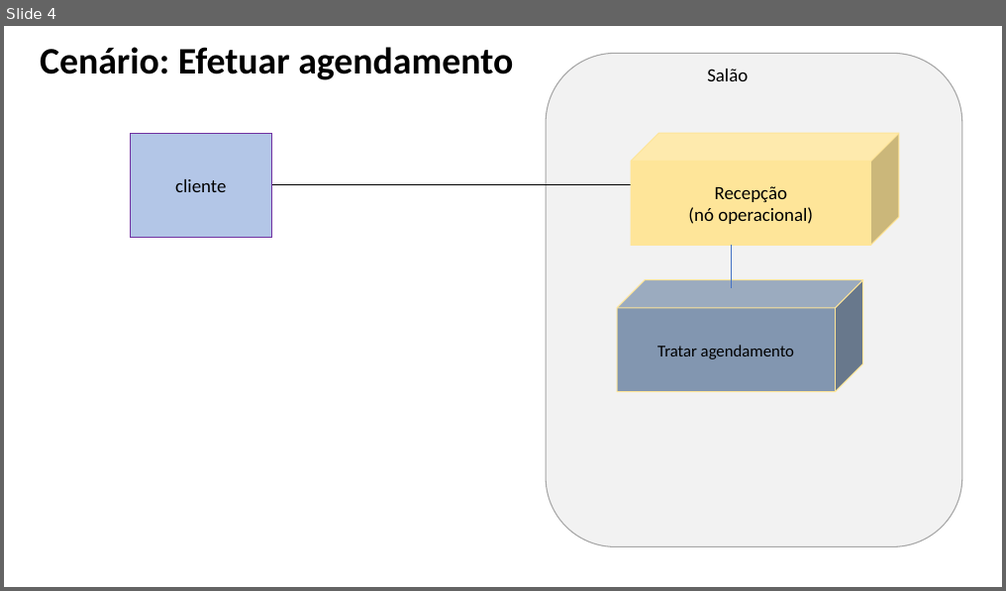
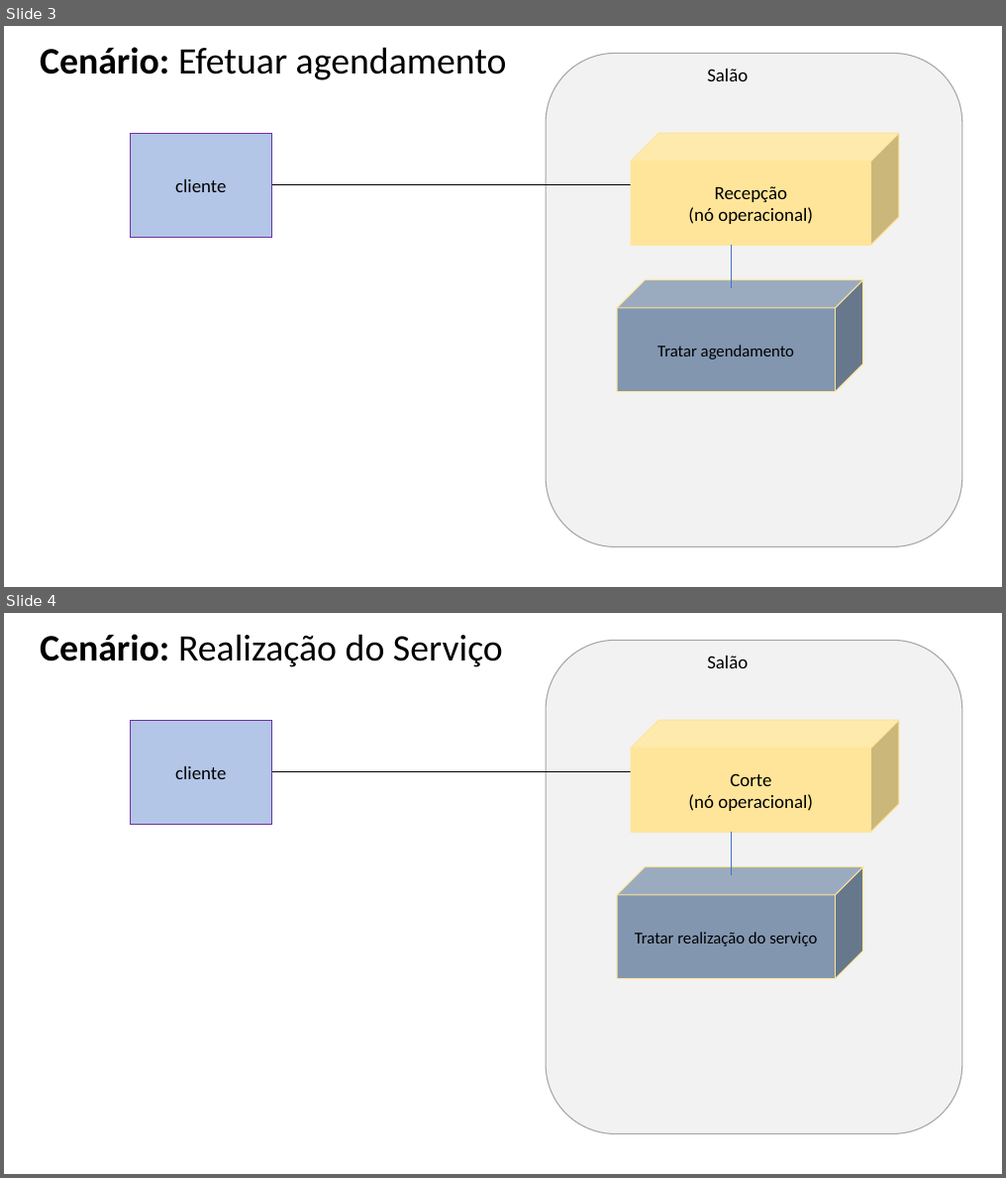
Before and after one commit to Vinicius-Dias-Mota/AC1---Engenharia, a slide deck: 15 - Arquitetura de Negócio para cada Cenário.pptx. Shown one above the other, each under a label of ours: slide 4 before the commit, slides 3 and 4 after it. The pictures are 1006x591 and 1006x1178 pixels, drawn with LibreOffice and Linux fonts; fonts in the diff are those of the drawing. Boxes give left, top, right and bottom in pixels: in the first picture for what was removed or moved away, otherwise in the second. Text is boxed around its words. In the diff, an @@ line names an element or a change of style, - is before the commit and + after.

```diff
--- a/15 - Arquitetura de Negócio para cada Cenário.pptx
+++ b/15 - Arquitetura de Negócio para cada Cenário.pptx
@@ slide 4 added at (4,613,1002,1174), background #FFFFFF @@
@@ text added at (40,634,503,667), 36 pt, text #000000 @@
+Cenário: Realização do Serviço
@@ rounded rectangle added at (546,640,963,1134), fill #F2F2F2, outline #A5A5A5 1 pt @@
@@ text added at (707,656,747,668), 18 pt, text #000000 @@
+Salão
@@ rectangle added at (130,720,272,824), fill #B3C6E7, outline #7030A0 1 pt, 18 pt, text #000000 @@
+cliente
@@ cube added at (632,720,899,833), fill #FEE599, outline #FEE599 1 pt, 18 pt, text #000000 @@
+Corte
+(nó operacional)
@@ line added from (632, 772) to (272, 772), #000000 0.75 pt @@
@@ line added from (731, 833) to (731, 875), #4472C4 0.75 pt @@
@@ cube added at (617,866,863,979), fill #8296B0, outline #FEE599 1 pt, 16 pt, text #000000 @@
+Tratar realização do serviço
@@ what was slide 4 is now slide 3 @@
@@ slide 3 changed as well @@
@@ text "Cenário: Efetuar agendamento" at (40,47,507,80): bold off in "Efetuar agendamento" @@
```
Also in this commit, not shown: 3 other slides changed, 1 slide removed.
